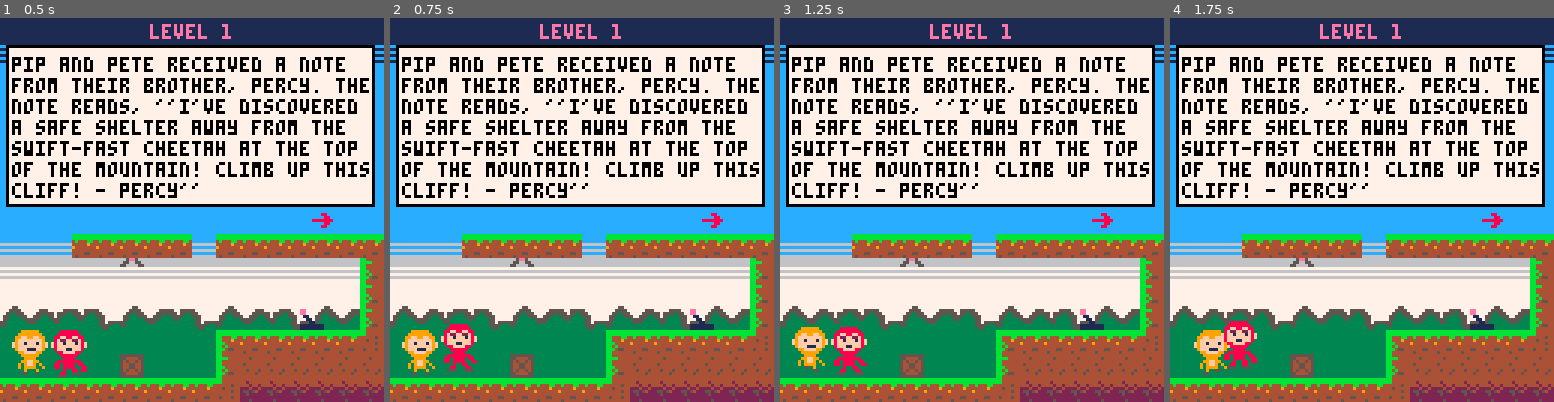
Above: before the commit, frames 1-4 (left to right).
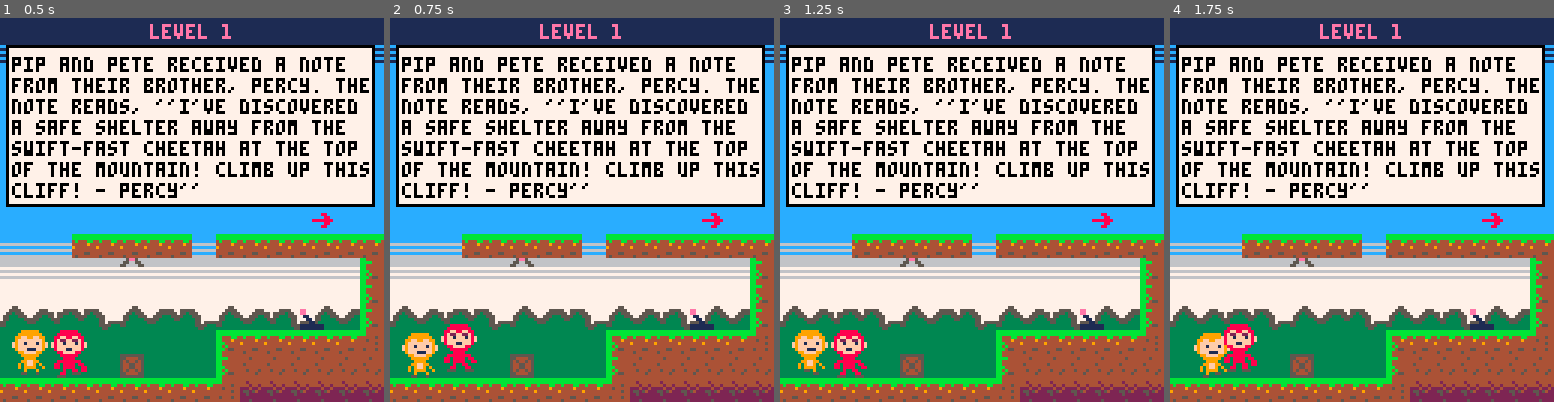
Above: after the commit, the same moments.

Repository: salachyan/EMO
Game: PICO-8 cartridge emo.p8
Same seed, same stepped clock (60 frames per second), same inputs: the game is played once before the commit and once after it.
Inputs:
- Up to frame 1 (0.5 s): tap X (X key) at 0.33 s
- Up to frame 2 (0.75 s): tap O (Z key) at 0.7 s
- Up to frame 3 (1.25 s): tap X (X key) at 1.07 s
- Up to frame 4 (1.75 s): hold Right from 1.6 s (still down); tap O (Z key) at 1.7 s

Frame 1 is identical in both runs. In frame 2, 0.4% of the frame differs, in the area x 3-13%, y 81-94%; in frame 3, 0.9%, in the area x 3-23%, y 80-94%; in frame 4, 0.9%.

Commit message:
fixed clipping when jumping then colliding on ground

Diff:
--- a/gameloop/collisions.lua
+++ b/gameloop/collisions.lua
@@ -2,8 +2,8 @@
   -- Convert the player's position into tile coordinates (16x16 grid)
   local tile_x1 = flr(x / 8)  -- top-left corner (convert pixel to tile coordinate)
   local tile_y1 = flr(y / 8)  -- top-left corner
-  local tile_x2 = flr((x + 15) / 8)  -- bottom-right corner (character width - 1)
-  local tile_y2 = flr((y + 15) / 8)  -- bottom-right corner (character height - 1)
+  local tile_x2 = flr((x + 14) / 8)  -- bottom-right corner (character width - 1)
+  local tile_y2 = flr((y + 14) / 8)  -- bottom-right corner (character height - 1)
 
   -- Check the four corners of the 16x16 character
   local top_left = mget(tile_x1, tile_y1)
@@ -12,8 +12,8 @@
   local bottom_right = mget(tile_x2, tile_y2)
 
   -- Check if any of these tiles have the ground_flag
-  if fget(top_left, ground_flag) or fget(top_right, ground_flag) or
-     fget(bottom_left, ground_flag) or fget(bottom_right, ground_flag) then
+  if fget(top_left, is_on_ground) or fget(top_right, is_on_ground) or
+     fget(bottom_left, is_on_ground) or fget(bottom_right, is_on_ground) then
     return true  -- Ground collision detected
   end
 
--- a/gameloop/update.lua
+++ b/gameloop/update.lua
@@ -1,4 +1,3 @@
-
 function _update()
   if player1.spz<4.9 then
     player1.spz = player1.spz + .08
@@ -52,13 +51,15 @@
  	--player 1 jump press x
  	if btn(❎) then
     player1.y -= player1.speed
-    player1.landed=false
+    --player1.landed=false
+    player1.is_on_ground = false
   end
 
   --player 2 jump press c
   if btn(🅾️) then
     player2.y -= player2.speed
-    player2.landed=false
+    --player2.landed=false
+    player2.is_on_ground = false
   end
 
  	--if collide(box) then
@@ -74,6 +75,7 @@
   if is_colliding_with_ground(player1.x, player1.y + player1.h) then
     player1.dy = 0
     player1.is_on_ground = true
+    player1.y = flr(player1.y / 8) * 8
   else
     player1.is_on_ground = false
   end
@@ -81,6 +83,7 @@
   if is_colliding_with_ground(player2.x, player2.y + player2.h) then
     player2.dy = 0
     player2.is_on_ground = true
+    player2.y = flr(player2.y / 8) * 8
   else
     player2.is_on_ground = false
   end
